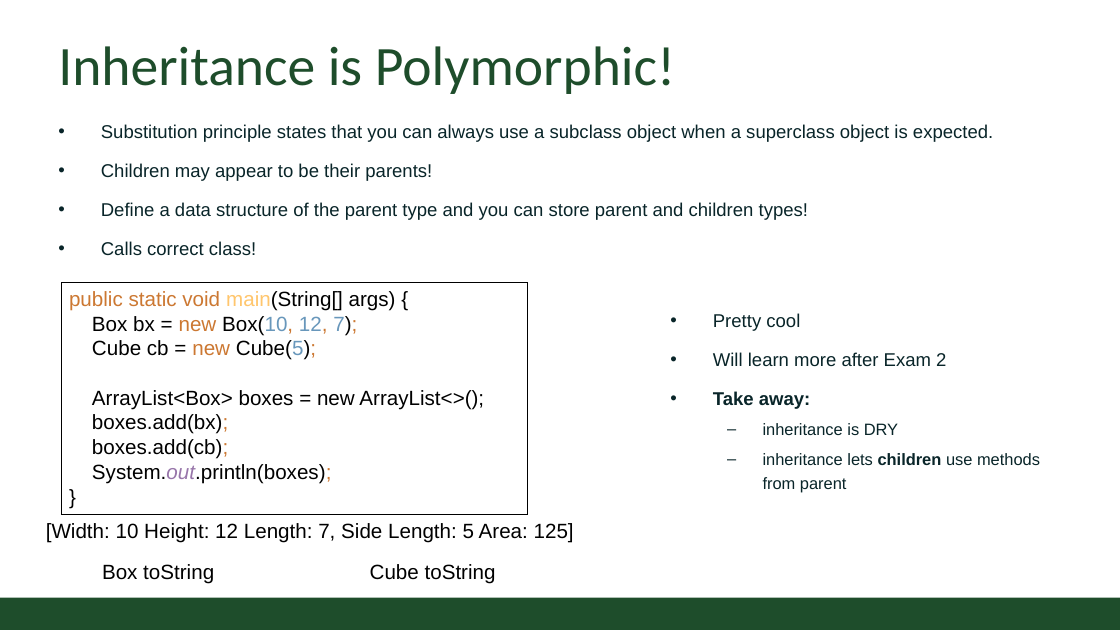
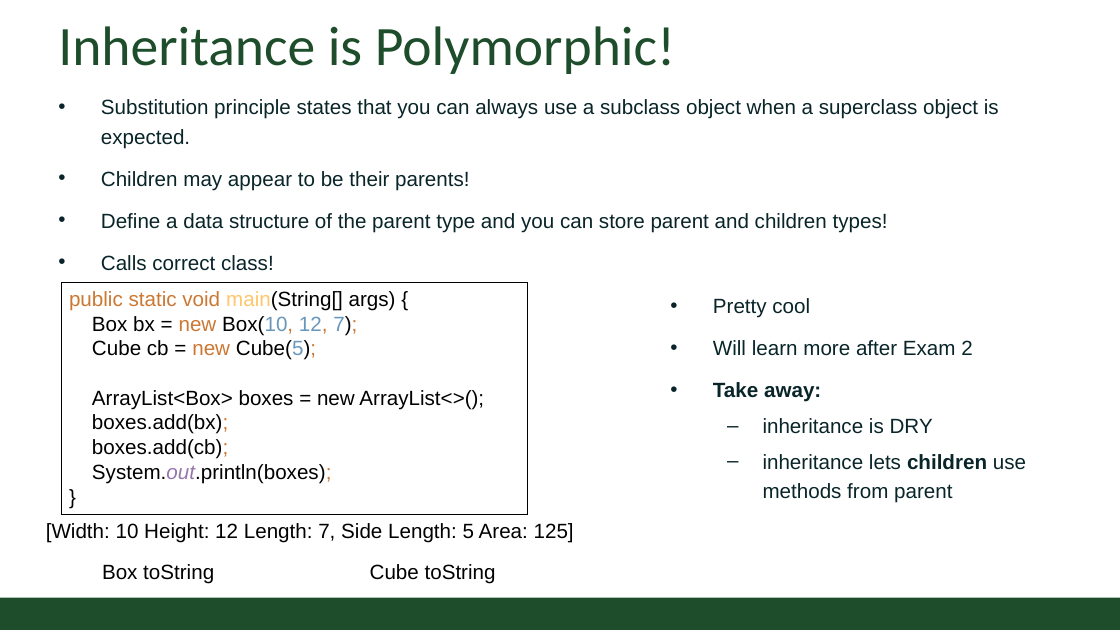
Before and after one commit to CSU-CompSci-CS163-4/Handouts, a slide deck: slide 16 of slides/On-Campus/07_03_Inheritance.pptx. Drawn at 1120x630 pixels with LibreOffice and Linux fonts; fonts in the diff are those of the drawing; background and template pictures are left out. Boxes give left, top, right and bottom in pixels: in the first picture for what was removed or moved away, otherwise in the second. Text is boxed around its words. In the diff, an @@ line names an element or a change of style, - is before the commit and + after.

Commit message:
Inheritance lecture update

```diff
--- a/slides/On-Campus/07_03_Inheritance.pptx
+++ b/slides/On-Campus/07_03_Inheritance.pptx
@@ title "Inheritance is Polymorphic!": place and size @@
-title "Inheritance is Polymorphic!" at [58,46,675,94]
+title "Inheritance is Polymorphic!" at [58,26,675,74]
@@ text "Substitution principle states that you ...": place and size @@
-text "Substitution principle states that you ..." at [101,124,993,256]
+text "Substitution principle states that you ..." at [101,99,999,271]
@@ text "Substitution principle states that you ..." at [101,99,999,271]: size 18 to 20 pt @@
@@ text "Pretty cool": place and size @@
-text "Pretty cool" at [713,313,1040,492]
+text "Pretty cool" at [713,298,1026,503]
@@ text "Pretty cool" at [713,298,1026,503]: size 18 to 20 pt in "Pretty cool", "Will learn more after Exam 2", "Take away:"; size 16 to 20 pt in "inheritance is DRY", "inheritance lets children use methods from parent" @@
```
Also in this commit, not shown: 9 other slides changed, 1 other file.
